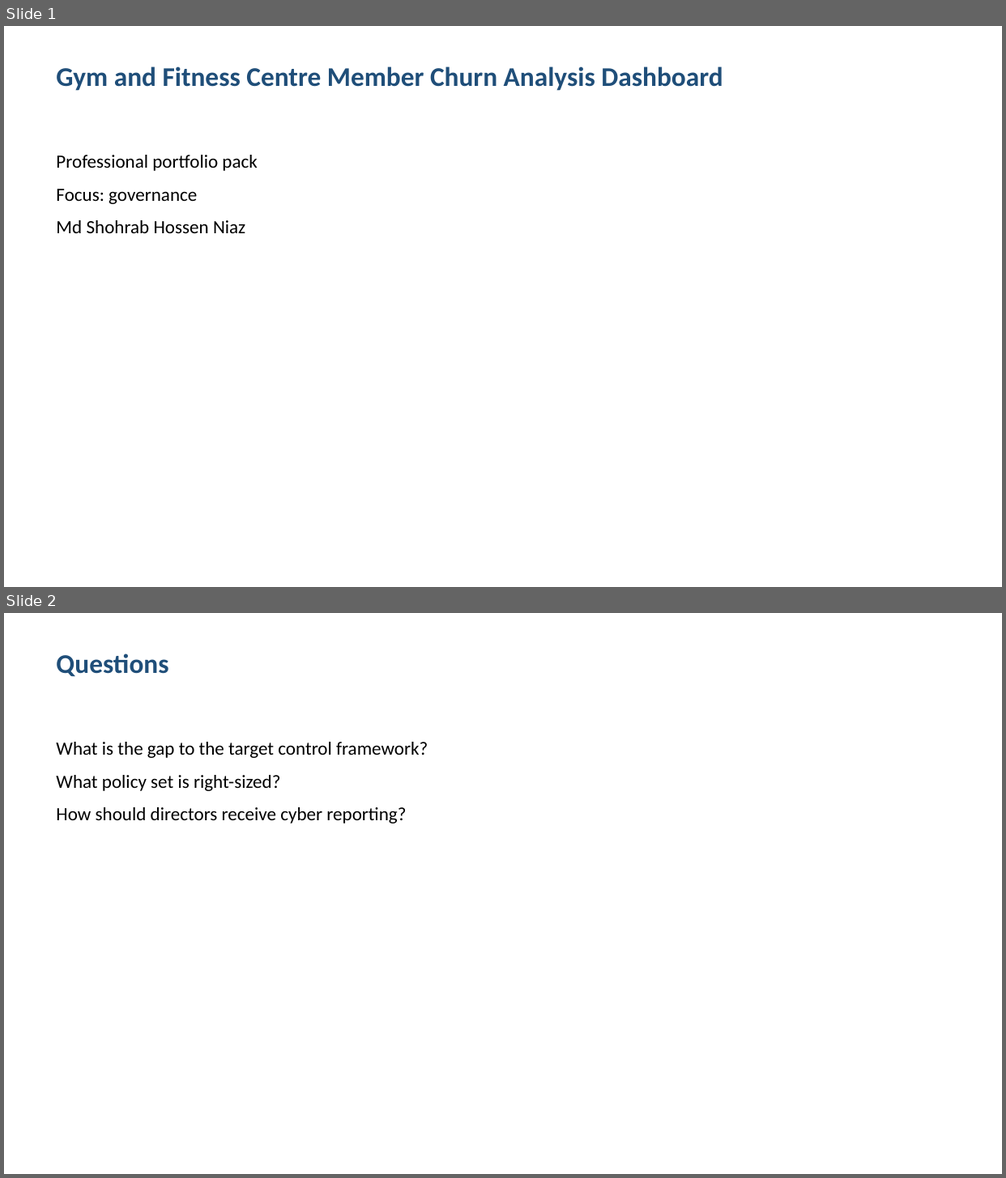
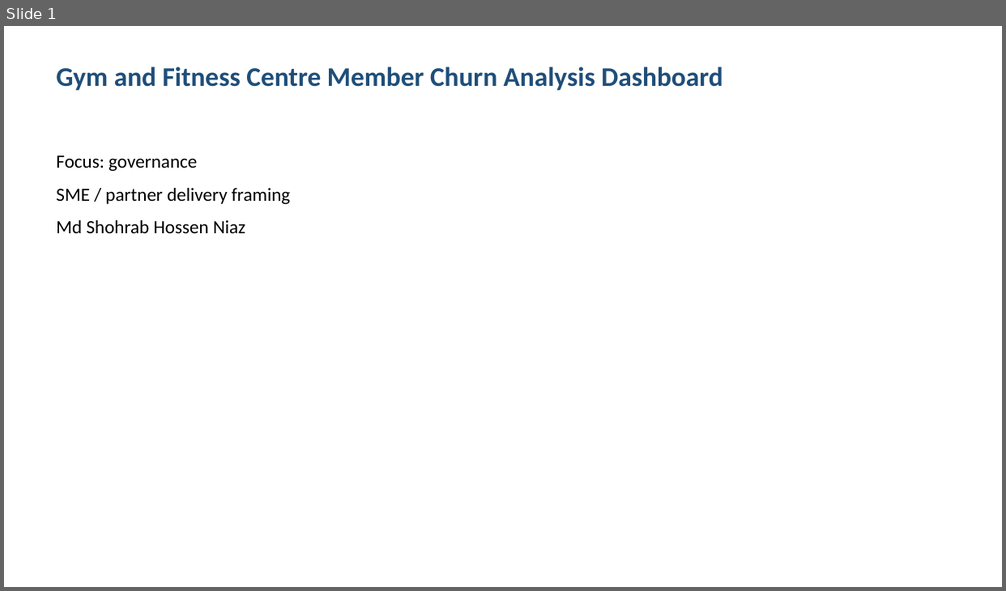
Before and after one commit to shohrabniaz/gym-member-churn-dashboard, a slide deck: Final_Submission/02_Presentation.pptx. Shown one above the other, each under a label of ours: slides 1 and 2 before the commit, slide 1 after it. The pictures are 1006x1178 and 1006x591 pixels, drawn with LibreOffice and Linux fonts; fonts in the diff are those of the drawing. Boxes give left, top, right and bottom in pixels: in the first picture for what was removed or moved away, otherwise in the second. Text is boxed around its words. In the diff, an @@ line names an element or a change of style, - is before the commit and + after.

Commit message:
Polish portfolio pack for professional showcase readiness.

```diff
--- a/Final_Submission/02_Presentation.pptx
+++ b/Final_Submission/02_Presentation.pptx
@@ slide 2 removed at bbox=[4, 613, 1002, 1174], background #FFFFFF @@
@@ text removed at bbox=[56, 653, 168, 677] @@
-Questions
@@ text removed at bbox=[56, 742, 428, 824] @@
-What is the gap to the target control framework?
-What policy set is right-sized?
-How should directors receive cyber reporting?
@@ slide 1 changed as well @@
@@ text at bbox=[56, 155, 257, 171]: paragraph removed @@
-Professional portfolio pack
@@ text at bbox=[56, 188, 290, 204]: paragraph added @@
+SME / partner delivery framing
```
Also in this commit, not shown: 2 other slides changed, 1 slide added, 12 other files.
